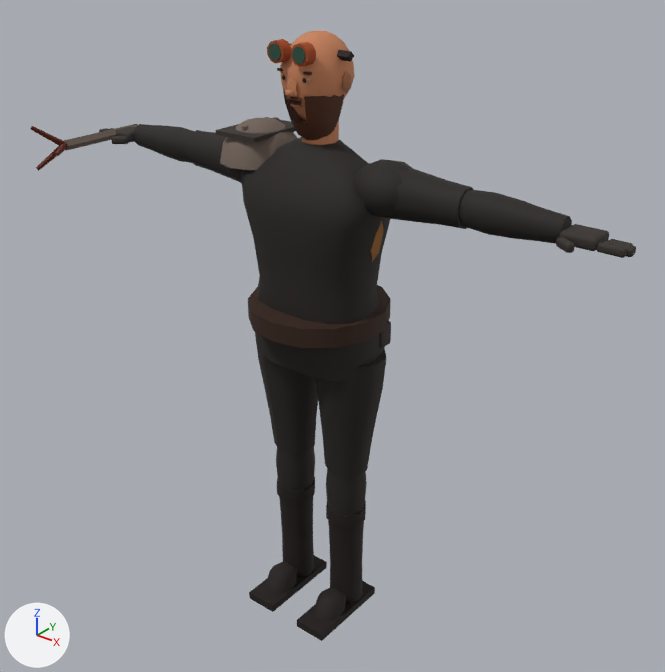
Two versions of the glTF model creative/3d-characters/crew_salvager/exports/tb_crew_salvager.mobile.glb, one commit apart.
Camera for both pictures: a 50 mm lens placed at (1.498, -1.813, 2.052), pointed at (0.039, 0.01, 0.921). The lights are fixed; the arrows at lower left show +X, +Y and +Z. The first picture is the older version. Vertices at exactly the same position are counted once.

The first picture shows 'crew_salvager_mesh'.
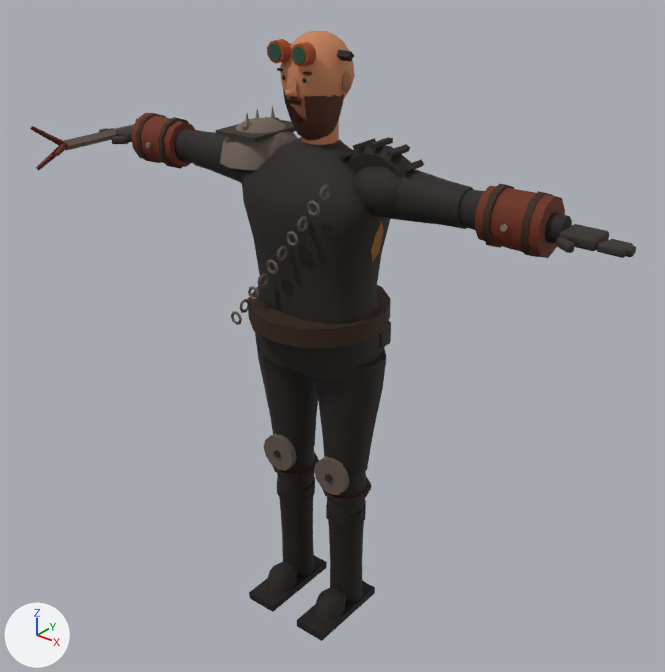
What differs and where, as boxes [x1, y1, x2, y2] in the pictures (665 x 672 px):
part 1 of me_crew_salvager_mesh, added
    after: [245, 114, 250, 127]
part 2 of me_crew_salvager_mesh, added
    after: [401, 159, 424, 173]
part 3 of me_crew_salvager_mesh, added
    after: [386, 144, 410, 158]
part 4 of me_crew_salvager_mesh, added
    after: [370, 137, 393, 149]
part 5 of me_crew_salvager_mesh, added
    after: [353, 138, 376, 150]
part 6 of me_crew_salvager_mesh, added
    after: [339, 149, 355, 160]
part 7 of me_crew_salvager_mesh, added (brown)
    after: [482, 184, 514, 248]
part 8 of me_crew_salvager_mesh, added (brown)
    after: [520, 191, 553, 257]
part 9 of me_crew_salvager_mesh, added
    after: [500, 224, 508, 232]
part 10 of me_crew_salvager_mesh, added
    after: [158, 117, 189, 169]
part 11 of me_crew_salvager_mesh, added
    after: [136, 113, 166, 163]
part 12 of me_crew_salvager_mesh, added (brown)
    after: [314, 456, 349, 495]
part 13 of me_crew_salvager_mesh, added
    after: [325, 474, 332, 482]
part 14 of me_crew_salvager_mesh, added
    after: [322, 476, 371, 502]
part 15 of me_crew_salvager_mesh, added (brown)
    after: [264, 433, 297, 471]
part 16 of me_crew_salvager_mesh, added
    after: [273, 450, 280, 458]
part 17 of me_crew_salvager_mesh, added
    after: [272, 453, 319, 477]
part 18 of me_crew_salvager_mesh, added
    after: [231, 144, 565, 325]
part 19 of me_crew_salvager_mesh, added (red)
    after: [131, 113, 196, 167]

The change, as a diff of the scene's bpy script:
```diff
--- a/creative/3d-characters/crew_salvager/exports/tb_crew_salvager.mobile.glb.py
+++ b/creative/3d-characters/crew_salvager/exports/tb_crew_salvager.mobile.glb.py
@@ me_crew_salvager_mesh @@
-me_crew_salvager_mesh.from_pydata(...)  # 2601 vertices, 4900 faces; spans x -0.86..0.86, y -0.3..0.2, z 0.0..1.74
+me_crew_salvager_mesh.from_pydata(...)  # 3315 vertices, 6228 faces; spans x -0.86..0.86, y -0.3..0.2, z 0.0..1.74
+# me_crew_salvager_mesh part 1: a new loose piece, a 5-sided cone pointing to +z spanning x -0.211..-0.189, y -0.06..-0.038, z 1.465..1.525, in mat_tbc_skin
+# me_crew_salvager_mesh part 2: the loose piece of 8 vertices spanning x -0.27..-0.13, y -0.1..0.1, z 1.46..1.48 is copied, and the copy is scaled about its middle by (0.0668, 0.375, 0.664), then moved by (0.49, 0.0, -0.02); it spans x 0.28..0.3, y -0.04..0.04, z 1.44..1.46
+# me_crew_salvager_mesh part 3: the loose piece of 8 vertices spanning x -0.27..-0.13, y -0.1..0.1, z 1.46..1.48 is copied, and the copy is scaled about its middle by (0.0911, 0.375, 0.912), then moved by (0.45, 0.0, 0.01); it spans x 0.24..0.26, y -0.04..0.04, z 1.48..1.49
+# me_crew_salvager_mesh part 4: a new loose piece, a box spanning x 0.193..0.207, y -0.037..0.038, z 1.489..1.501, in mat_tbc_skin
+# me_crew_salvager_mesh part 5: the loose piece of 8 vertices spanning x -0.27..-0.13, y -0.1..0.1, z 1.46..1.48 is copied, and the copy is scaled about its middle by (0.0911, 0.375, 0.912), then moved by (0.35, 0.0, 0.01); it spans x 0.14..0.16, y -0.04..0.04, z 1.48..1.49
+# me_crew_salvager_mesh part 6: the loose piece of 8 vertices spanning x -0.27..-0.13, y -0.1..0.1, z 1.46..1.48 is copied, and the copy is scaled about its middle by (0.0668, 0.375, 0.664), then moved by (0.31, 0.0, -0.02); it spans x 0.1..0.12, y -0.04..0.04, z 1.44..1.46
+# me_crew_salvager_mesh part 7: a new loose piece, a 10-sided cylinder along x spanning x 0.529..0.545, y -0.064..0.064, z 1.305..1.455, in mat_tbc_skin
+# me_crew_salvager_mesh part 8: a new loose piece, a 10-sided cylinder along x spanning x 0.625..0.641, y -0.064..0.064, z 1.305..1.455, in mat_tbc_skin
+# me_crew_salvager_mesh part 9: a new loose piece, a 6-sided cylinder along y spanning x 0.578..0.5919, y -0.072..-0.064, z 1.372..1.388, in mat_tbc_skin
+# me_crew_salvager_mesh part 10: a new loose piece, a 10-sided cylinder along x spanning x -0.545..-0.529, y -0.064..0.064, z 1.305..1.455, in mat_tbc_skin
+# me_crew_salvager_mesh part 11: a new loose piece, a 10-sided cylinder along x spanning x -0.641..-0.625, y -0.064..0.064, z 1.305..1.455, in mat_tbc_skin
+# me_crew_salvager_mesh part 12: a new loose piece, a 12-sided cylinder along y spanning x 0.042..0.158, y -0.08..-0.06, z 0.462..0.578, in mat_tbc_skin
+# me_crew_salvager_mesh part 13: a new loose piece, a 6-sided cylinder along y spanning x 0.0896..0.1104, y -0.088..-0.078, z 0.508..0.532, in mat_tbc_skin
+# me_crew_salvager_mesh part 14: a new loose piece, a 10-sided cylinder along z spanning x 0.025..0.175, y -0.071..0.071, z 0.44..0.452, in mat_tbc_skin
+# me_crew_salvager_mesh part 15: a new loose piece, a 12-sided cylinder along y spanning x -0.158..-0.042, y -0.08..-0.06, z 0.462..0.578, in mat_tbc_skin
+# me_crew_salvager_mesh part 16: a new loose piece, a 6-sided cylinder along y spanning x -0.1104..-0.0896, y -0.088..-0.078, z 0.508..0.532, in mat_tbc_skin
+# me_crew_salvager_mesh part 17: a new loose piece, a 10-sided cylinder along z spanning x -0.175..-0.025, y -0.071..0.071, z 0.44..0.452, in mat_tbc_skin
+# me_crew_salvager_mesh part 18: 398 vertices added at x -0.19..0.66, y -0.18..0.06, z 0.96..1.49
+# me_crew_salvager_mesh part 19: 30 vertices added at x -0.66..-0.51, y -0.06..0.06, z 1.31..1.45
+# other edits to the shape of me_crew_salvager_mesh do not show in these pictures
 me_crew_salvager_mesh.materials.append(mat_tbc_skin)
```
